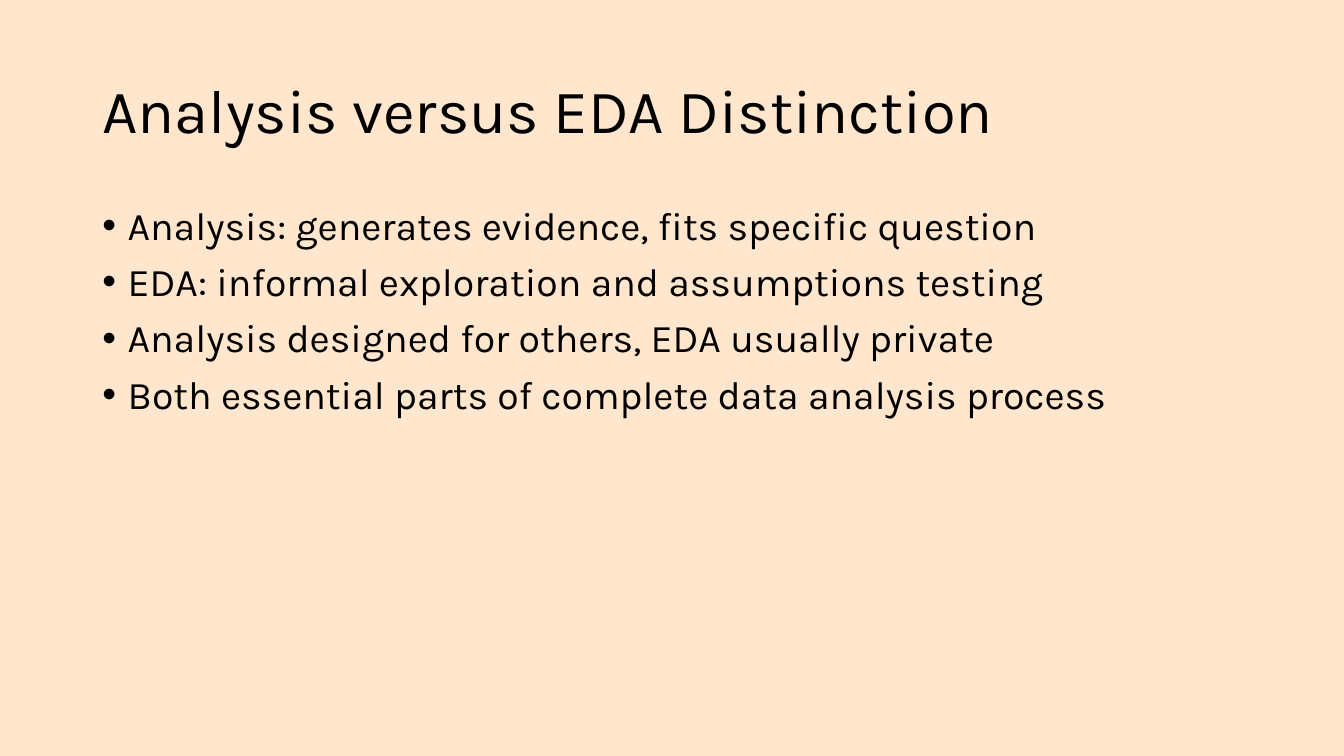
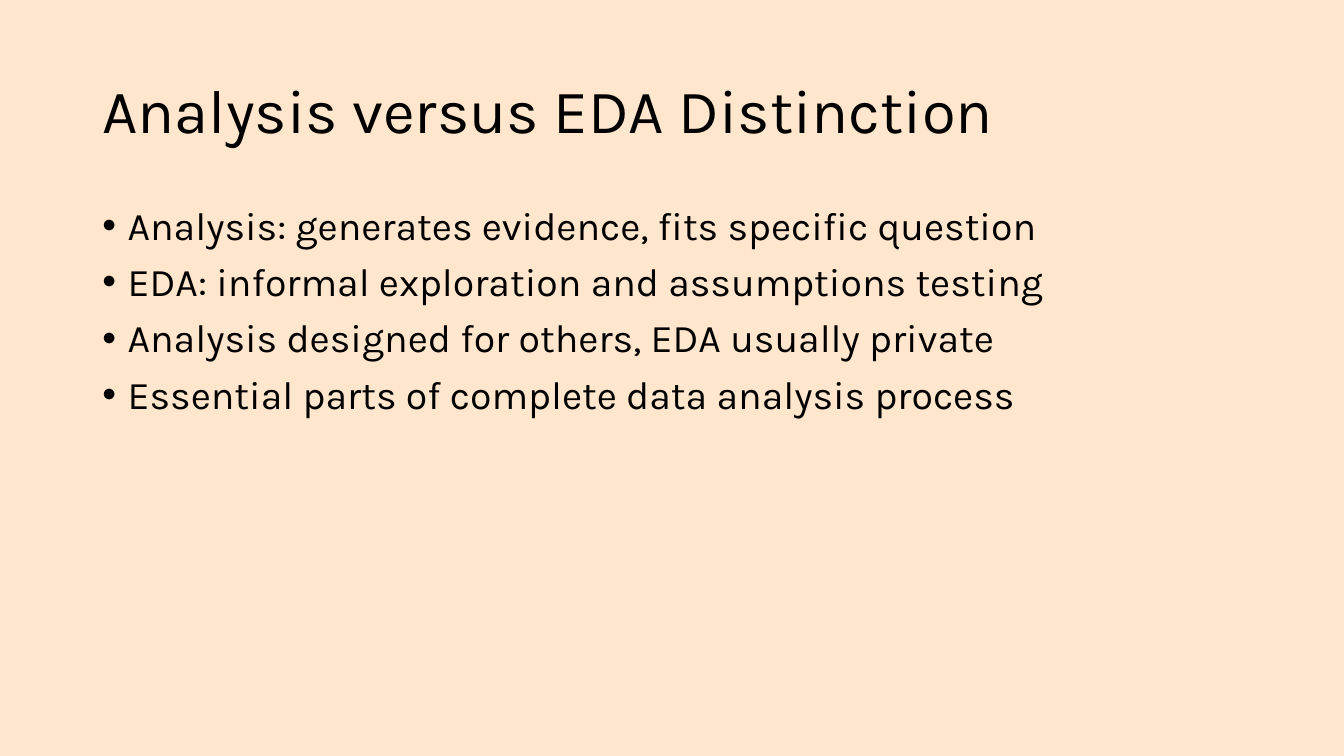
Before and after one commit to rstats-bootcamp/RStatsBootcamp-2025, a slide deck: slide 10 of .slides/topics/07_explore_data.pptx. Drawn at 1344x756 pixels with LibreOffice and Linux fonts; fonts in the diff are those of the drawing. Boxes give left, top, right and bottom in pixels: in the first picture for what was removed or moved away, otherwise in the second. Text is boxed around its words. In the diff, an @@ line names an element or a change of style, - is before the commit and + after.

```diff
--- a/.slides/topics/07_explore_data.pptx
+++ b/.slides/topics/07_explore_data.pptx
@@ text at [128, 382, 1015, 419]: text changed @@
-• Both essential parts of complete data analysis process
+• Essential parts of complete data analysis process
```
Also in this commit, not shown: 4 other slides changed, 3 slides added, 4 other files.
